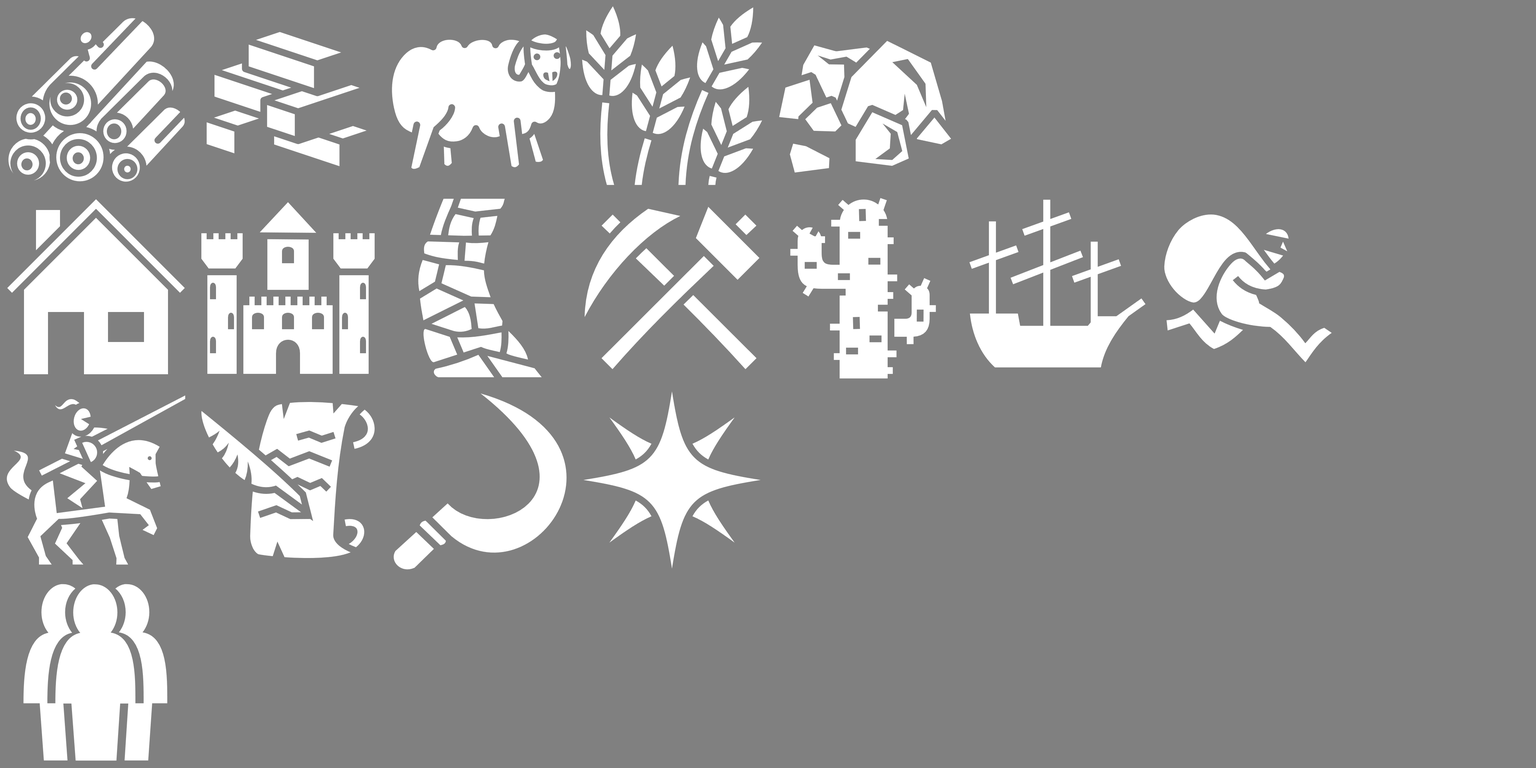
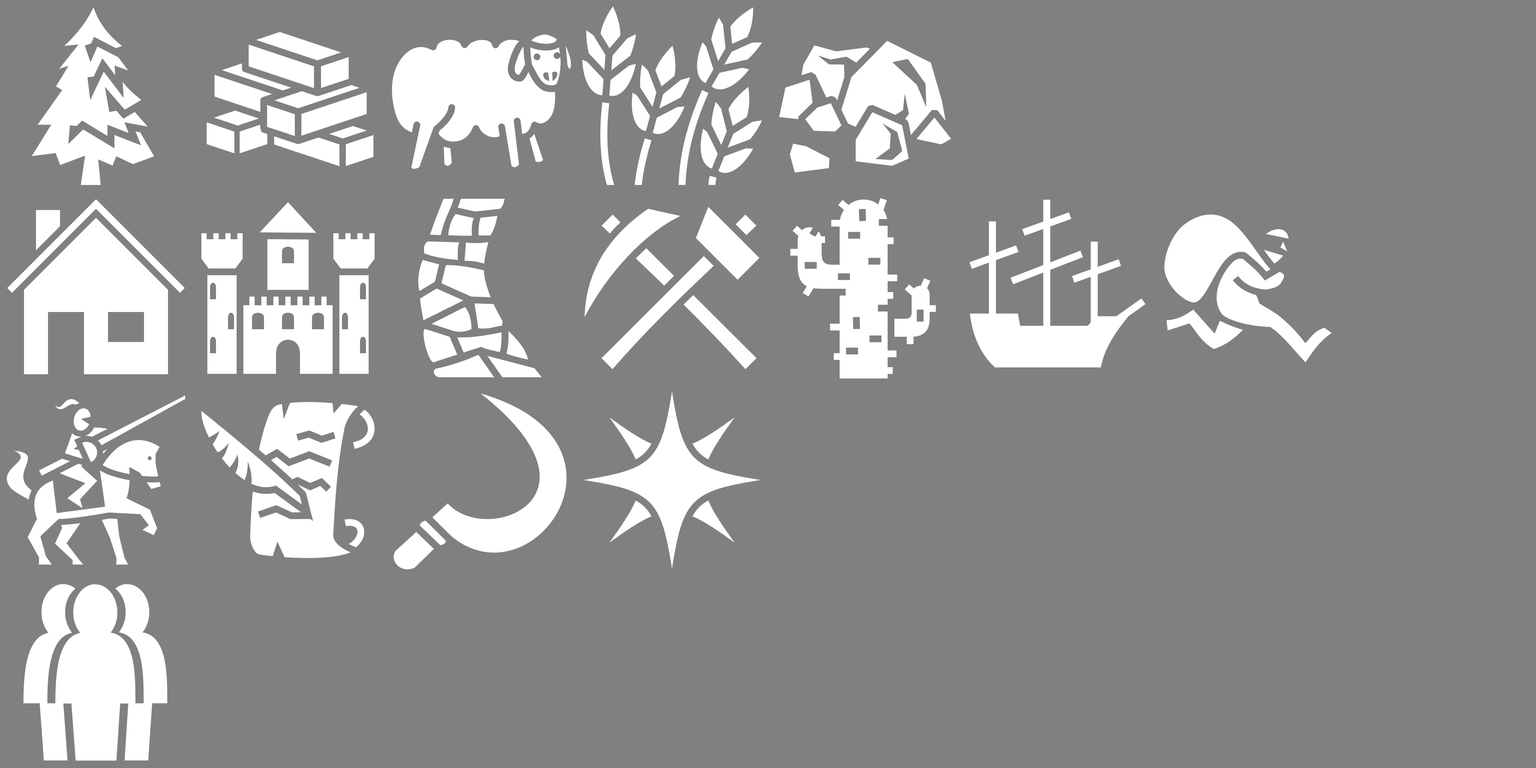
Two versions of the same layered image (1536x768). Layer-by-layer changes:
added layer "brick-pile-additions-2" above "brick-pile-additions" over [239, 124, 268, 154]
added layer "brick-pile-additions" above "brick-pile.png" over [301, 56, 374, 167]
renamed "wood-pile.png" to "pine-tree.png", painted on it over [8, 7, 185, 186]
